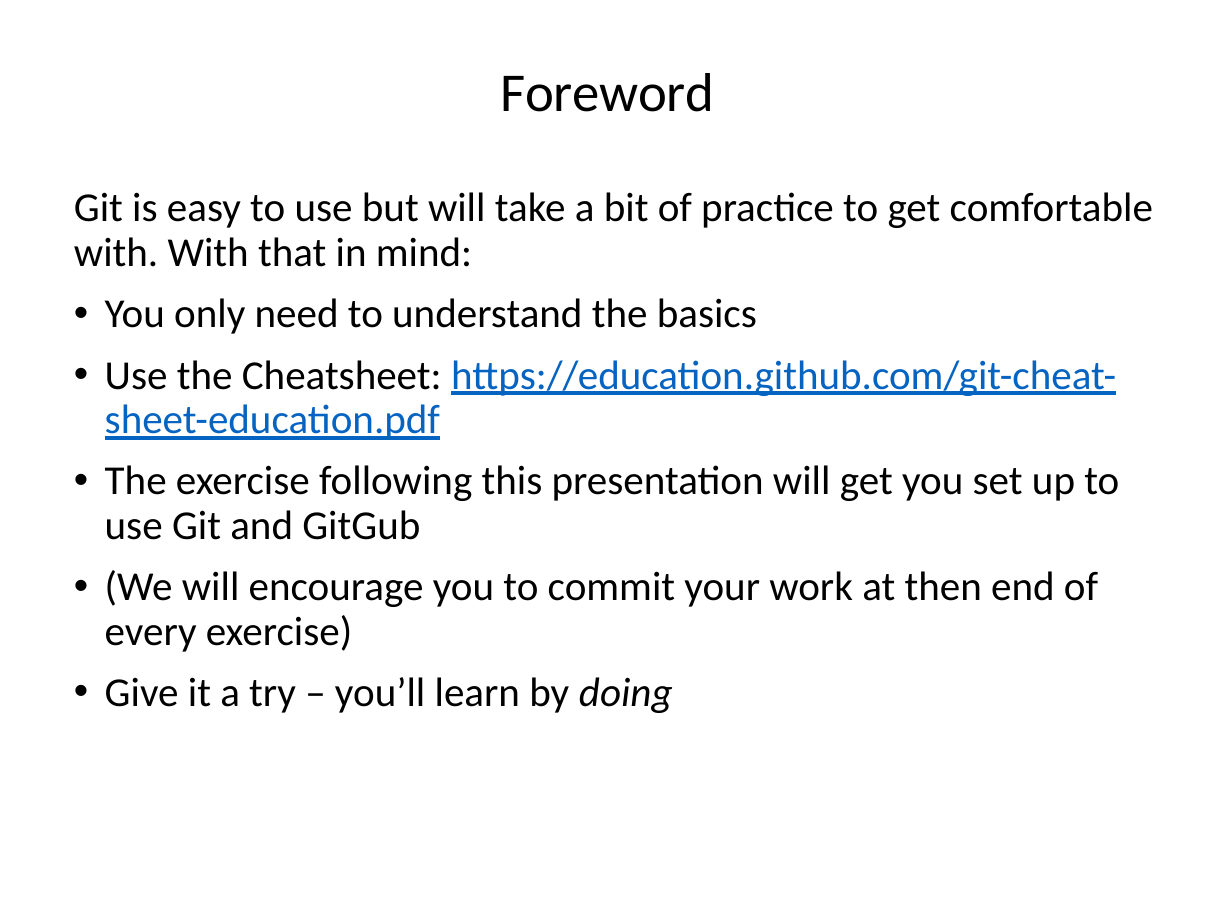
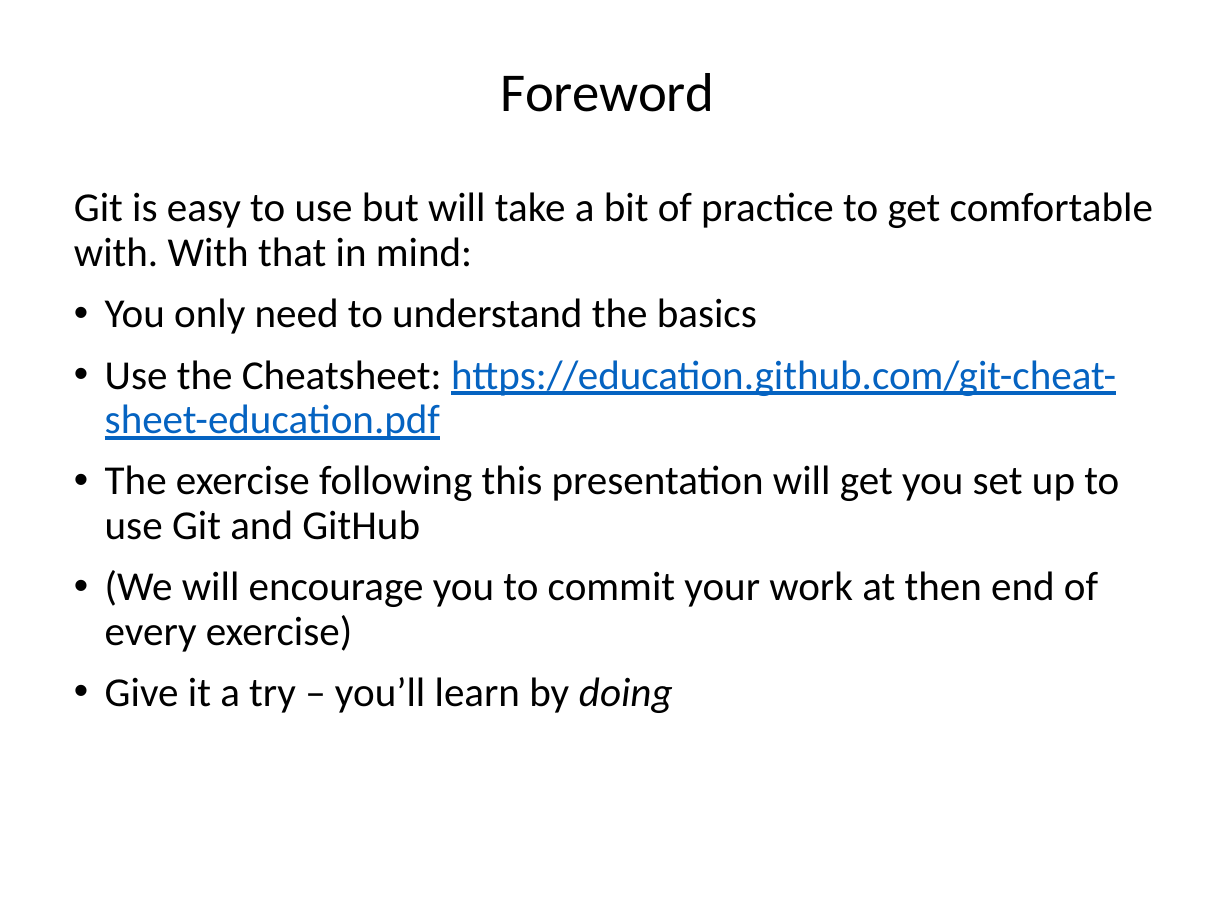
Before and after one commit to ncasuk/ncas-isc, a slide deck: slide 3 of version_control/01_git_intro.pptx. Drawn at 1232x924 pixels with LibreOffice and Linux fonts; fonts in the diff are those of the drawing; background and template pictures are left out. Boxes give left, top, right and bottom in pixels: in the first picture for what was removed or moved away, otherwise in the second. Text is boxed around its words. In the diff, an @@ line names an element or a change of style, - is before the commit and + after.

```diff
--- a/version_control/01_git_intro.pptx
+++ b/version_control/01_git_intro.pptx
@@ text at (105,465,1119,540): text changed @@
-• The exercise following this presentation will get you set up to use Git and GitGub
+• The exercise following this presentation will get you set up to use Git and GitHub
```
Also in this commit, not shown: 4 other slides changed, 1 other file.
